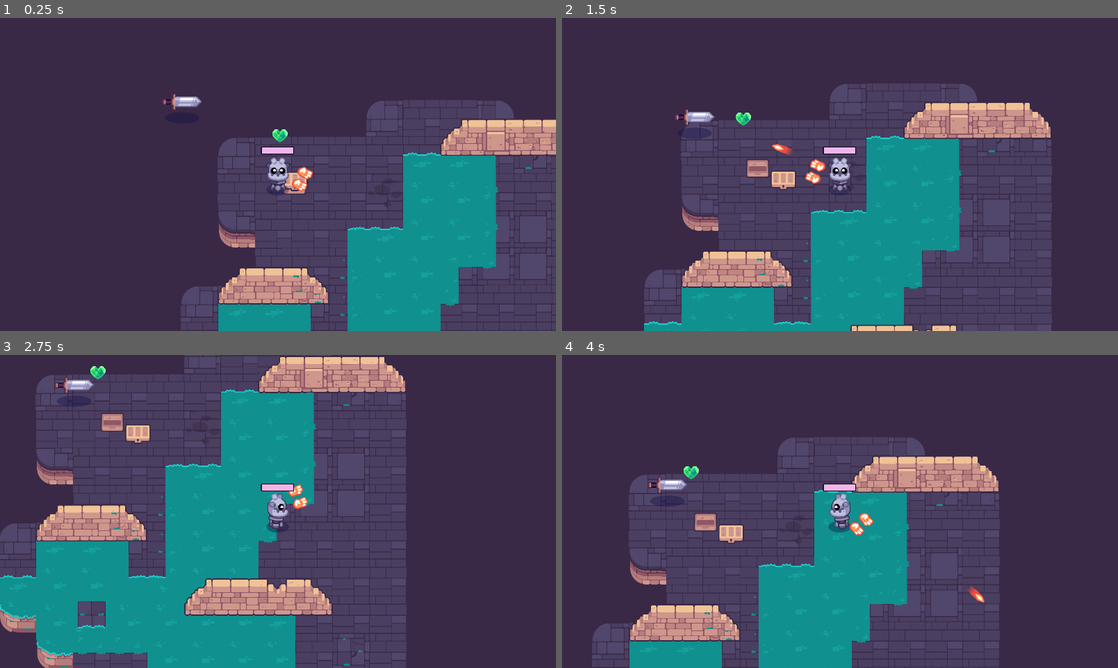
Above: before the commit, frames 1-4 (two rows, left to right).
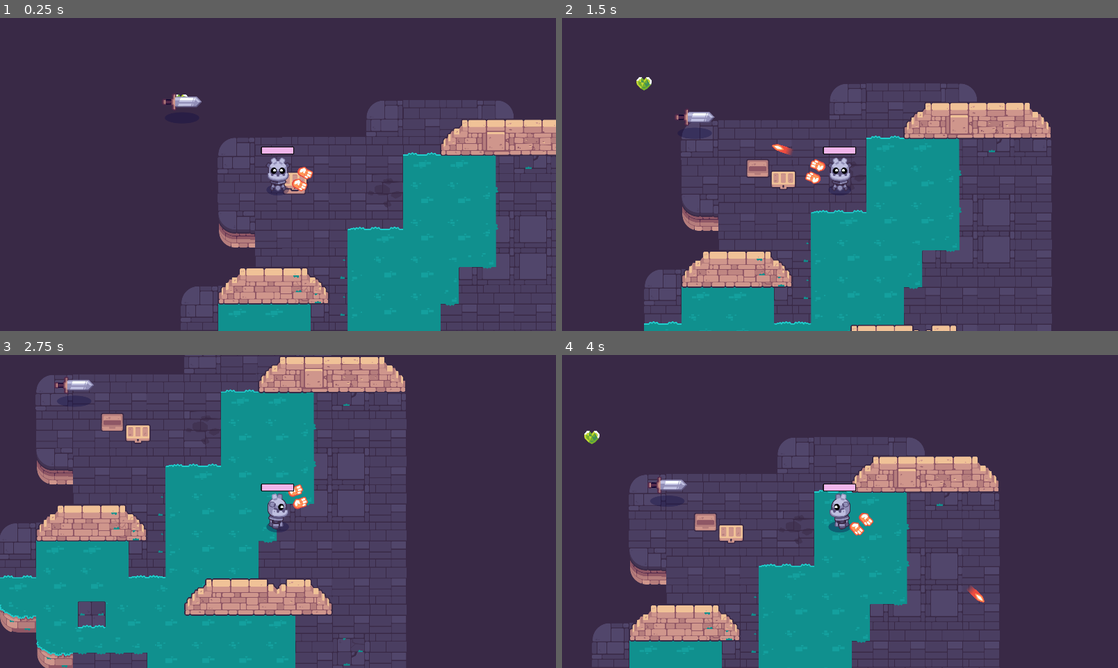
Above: after the commit, the same moments.

Repository: yokitann/Path-of-Sorcerers-Game-
Game: Godot game, scene res://game.tscn
The game is run twice, just before and just after one commit, with the same random seed, the same clock (stepped at 60 frames per second) and the same inputs. The project has no main scene, so this scene is started directly.
Inputs (mouse positions are in pixels of both pictures, inside the frame that each line leads up to):
- Up to frame 1 (0.25 s): no input
- Up to frame 2 (1.5 s): tap Enter at 0.5 s; move the mouse to (962, 158) at 0.52 s; hold Right (move_right) 0.53-1.28 s; tap E (pick_up) at 0.6 s; click (962, 158) at 0.67 s; move the mouse to (728, 190) at 1.27 s; hold Down (move_down) from 1.28 s (still down); tap Space (shoot) at 1.35 s
- Up to frame 3 (2.75 s): move the mouse to (333, 442) at 2.02 s; release Down (move_down) at 2.03 s; hold Right (move_right) from 2.03 s (still down); tap Z at 2.1 s
- Up to frame 4 (4 s): move the mouse to (812, 574) at 2.77 s; release Right (move_right) at 2.78 s; hold Up (move_up) 2.78-3.53 s; tap E (pick_up) at 2.85 s; click (812, 574) at 2.92 s; move the mouse to (1006, 558) at 3.52 s; hold Left (move_left) from 3.53 s (still down); tap Space (shoot) at 3.6 s

The runs differ from the first frame. In frame 1, 0.1% of the frame differs, in the area x 31-52%, y 24-40%; in frame 2, 0.2%; in frame 3, less than 0.1%; in frame 4, 0.2%, in the area x 4-25%, y 24-40%.
Error before the commit: Invalid access to property or key '_animation' on a base object of type 'AnimationPlayer'. (res://pickup.gd:16)

Commit message:
L11 pt 3
sound won't play

Diff:
--- a/M10.twin_stick_workbook/chest.tscn
+++ b/M10.twin_stick_workbook/chest.tscn
@@ -6,6 +6,33 @@
 
 [sub_resource type="CircleShape2D" id="CircleShape2D_yheyh"]
 radius = 64.0
+
+[sub_resource type="Animation" id="Animation_cwvjg"]
+length = 0.001
+tracks/0/type = "value"
+tracks/0/imported = false
+tracks/0/enabled = true
+tracks/0/path = NodePath("ChestTop:texture")
+tracks/0/interp = 1
+tracks/0/loop_wrap = true
+tracks/0/keys = {
+"times": PackedFloat32Array(0),
+"transitions": PackedFloat32Array(1),
+"update": 1,
+"values": [ExtResource("3_dk4hh")]
+}
+tracks/1/type = "value"
+tracks/1/imported = false
+tracks/1/enabled = true
+tracks/1/path = NodePath("ChestTop:position")
+tracks/1/interp = 1
+tracks/1/loop_wrap = true
+tracks/1/keys = {
+"times": PackedFloat32Array(0),
+"transitions": PackedFloat32Array(1),
+"update": 0,
+"values": [Vector2(2, 0)]
+}
 
 [sub_resource type="Animation" id="Animation_e4gdj"]
 resource_name = "open"
@@ -32,33 +59,6 @@
 "transitions": PackedFloat32Array(1, 1, 1),
 "update": 0,
 "values": [Vector2(2, 0), Vector2(87, -56), Vector2(89, 54)]
-}
-
-[sub_resource type="Animation" id="Animation_cwvjg"]
-length = 0.001
-tracks/0/type = "value"
-tracks/0/imported = false
-tracks/0/enabled = true
-tracks/0/path = NodePath("ChestTop:texture")
-tracks/0/interp = 1
-tracks/0/loop_wrap = true
-tracks/0/keys = {
-"times": PackedFloat32Array(0),
-"transitions": PackedFloat32Array(1),
-"update": 1,
-"values": [ExtResource("3_dk4hh")]
-}
-tracks/1/type = "value"
-tracks/1/imported = false
-tracks/1/enabled = true
-tracks/1/path = NodePath("ChestTop:position")
-tracks/1/interp = 1
-tracks/1/loop_wrap = true
-tracks/1/keys = {
-"times": PackedFloat32Array(0),
-"transitions": PackedFloat32Array(1),
-"update": 0,
-"values": [Vector2(2, 0)]
 }
 
 [sub_resource type="AnimationLibrary" id="AnimationLibrary_ywvvg"]
--- a/M10.twin_stick_workbook/game.tscn
+++ b/M10.twin_stick_workbook/game.tscn
@@ -1,10 +1,19 @@
-[gd_scene load_steps=6 format=3 uid="uid://x6xmxnb6itjb"]
+[gd_scene load_steps=10 format=3 uid="uid://x6xmxnb6itjb"]
 
 [ext_resource type="PackedScene" uid="uid://cu2rb5dl4ljte" path="res://levels/rooms/room_a.tscn" id="1_ere0q"]
 [ext_resource type="PackedScene" uid="uid://s7k716qf814e" path="res://player.tscn" id="2_ms2k1"]
+[ext_resource type="Script" path="res://healing_item.gd" id="3_drf2d"]
 [ext_resource type="PackedScene" uid="uid://i1dgp7566ecs" path="res://mob.tscn" id="3_wdo2k"]
 [ext_resource type="PackedScene" uid="uid://12dnbpavptvc" path="res://chest.tscn" id="4_abuy0"]
+[ext_resource type="AudioStream" uid="uid://c2woejhi871h1" path="res://pickups/pickup.wav" id="4_f8x67"]
+[ext_resource type="Texture2D" uid="uid://be8lmb157qflx" path="res://pickups/pickup_health.png" id="5_3ej4o"]
 [ext_resource type="PackedScene" uid="uid://bj4pf6a3md3nw" path="res://pickup.tscn" id="5_7h45y"]
+
+[sub_resource type="Resource" id="Resource_fd5nv"]
+script = ExtResource("3_drf2d")
+heal_amount = 100
+texture = ExtResource("5_3ej4o")
+sound_on_pickup = ExtResource("4_f8x67")
 
 [node name="Game" type="Node2D"]
 
@@ -12,7 +21,7 @@
 position = Vector2(0, -1)
 
 [node name="Pickup" parent="." instance=ExtResource("5_7h45y")]
-position = Vector2(592, 298)
+item = SubResource("Resource_fd5nv")
 
 [node name="Chest" parent="." instance=ExtResource("4_abuy0")]
 
--- a/M10.twin_stick_workbook/healing_item.gd
+++ b/M10.twin_stick_workbook/healing_item.gd
@@ -1,6 +1,6 @@
 class_name HealingItem extends Item
 
-@export var heal_amount := 1
+@export var heal_amount := 100
 
 func use(player: Player) -> void:
 	player.health += heal_amount
--- a/M10.twin_stick_workbook/pickup.gd
+++ b/M10.twin_stick_workbook/pickup.gd
@@ -8,15 +8,15 @@
 
 func _ready() -> void:
 	set_item(item)
-	_animation.play("idle")
-	body_entered.connect(func (body: Node2D) -> void:
-		if body is Player:
-			item.use(body)
-			_pickup_sound.play()
-			_animation._animation.stop().connect(func (_animation_name: String) -> void:
-				queue_free()
-			)
-		)
+	#_animation.play("idle")
+	body_entered.connect(_pickup)
+
+func _pickup (body: Node2D) -> void:
+	if body is Player:
+		item.use(body)
+		_pickup_sound.play()
+		print("sound")
+		queue_free()
 
 func set_item(value: Item) -> void:
 	item = value
--- a/M10.twin_stick_workbook/pickup.tscn
+++ b/M10.twin_stick_workbook/pickup.tscn
@@ -1,14 +1,44 @@
-[gd_scene load_steps=9 format=3 uid="uid://bj4pf6a3md3nw"]
+[gd_scene load_steps=10 format=3 uid="uid://bj4pf6a3md3nw"]
 
 [ext_resource type="Script" path="res://pickup.gd" id="1_nukf8"]
-[ext_resource type="Script" path="res://item.gd" id="2_f3fjt"]
+[ext_resource type="Script" path="res://healing_item.gd" id="2_siggl"]
 [ext_resource type="Texture2D" uid="uid://bmxcojfothkaq" path="res://pickups/pickup_heart_teal.png" id="3_w7ai3"]
+[ext_resource type="AudioStream" uid="uid://c2woejhi871h1" path="res://pickups/pickup.wav" id="4_dpvkr"]
 
-[sub_resource type="Resource" id="Resource_i1ker"]
-script = ExtResource("2_f3fjt")
+[sub_resource type="Resource" id="Resource_nu3h5"]
+script = ExtResource("2_siggl")
+heal_amount = 100
+sound_on_pickup = ExtResource("4_dpvkr")
 
 [sub_resource type="CircleShape2D" id="CircleShape2D_je3yt"]
 radius = 37.054
+
+[sub_resource type="Animation" id="Animation_344d3"]
+length = 0.001
+tracks/0/type = "value"
+tracks/0/imported = false
+tracks/0/enabled = true
+tracks/0/path = NodePath("Gem:texture")
+tracks/0/interp = 1
+tracks/0/loop_wrap = true
+tracks/0/keys = {
+"times": PackedFloat32Array(0),
+"transitions": PackedFloat32Array(1),
+"update": 1,
+"values": [ExtResource("3_w7ai3")]
+}
+tracks/1/type = "value"
+tracks/1/imported = false
+tracks/1/enabled = true
+tracks/1/path = NodePath("Gem:position")
+tracks/1/interp = 1
+tracks/1/loop_wrap = true
+tracks/1/keys = {
+"times": PackedFloat32Array(0),
+"transitions": PackedFloat32Array(1),
+"update": 0,
+"values": [Vector2(-250, -181.5)]
+}
 
 [sub_resource type="Animation" id="Animation_8e0bp"]
 resource_name = "idle"
@@ -37,33 +67,6 @@
 "values": [Vector2(-250, -181.5), Vector2(-251, -165.5), Vector2(-249, -177.5)]
 }
 
-[sub_resource type="Animation" id="Animation_344d3"]
-length = 0.001
-tracks/0/type = "value"
-tracks/0/imported = false
-tracks/0/enabled = true
-tracks/0/path = NodePath("Gem:texture")
-tracks/0/interp = 1
-tracks/0/loop_wrap = true
-tracks/0/keys = {
-"times": PackedFloat32Array(0),
-"transitions": PackedFloat32Array(1),
-"update": 1,
-"values": [ExtResource("3_w7ai3")]
-}
-tracks/1/type = "value"
-tracks/1/imported = false
-tracks/1/enabled = true
-tracks/1/path = NodePath("Gem:position")
-tracks/1/interp = 1
-tracks/1/loop_wrap = true
-tracks/1/keys = {
-"times": PackedFloat32Array(0),
-"transitions": PackedFloat32Array(1),
-"update": 0,
-"values": [Vector2(-250, -181.5)]
-}
-
 [sub_resource type="AnimationLibrary" id="AnimationLibrary_j8ssu"]
 _data = {
 "RESET": SubResource("Animation_344d3"),
@@ -73,7 +76,7 @@
 [node name="Pickup" type="Area2D"]
 position = Vector2(250, 181)
 script = ExtResource("1_nukf8")
-item = SubResource("Resource_i1ker")
+item = SubResource("Resource_nu3h5")
 
 [node name="Gem" type="Sprite2D" parent="."]
 unique_name_in_owner = true
@@ -81,11 +84,13 @@
 texture = ExtResource("3_w7ai3")
 
 [node name="CollisionShape2D" type="CollisionShape2D" parent="."]
-position = Vector2(0, 1)
+position = Vector2(-249, -183)
 shape = SubResource("CircleShape2D_je3yt")
 
 [node name="PickupSound" type="AudioStreamPlayer2D" parent="."]
 unique_name_in_owner = true
+stream = ExtResource("4_dpvkr")
+volume_db = 0.35
 
 [node name="AnimationPlayer" type="AnimationPlayer" parent="."]
 unique_name_in_owner = true
